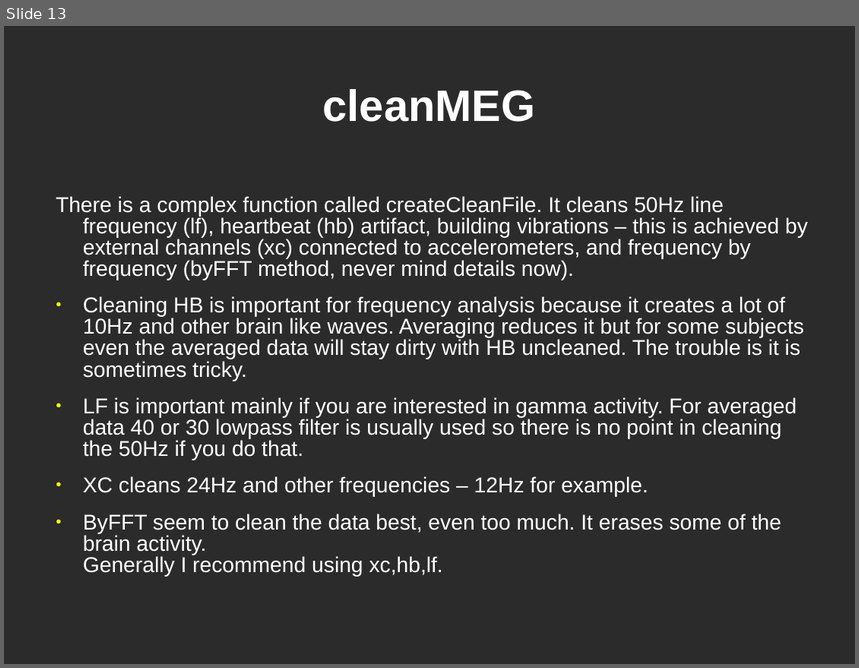
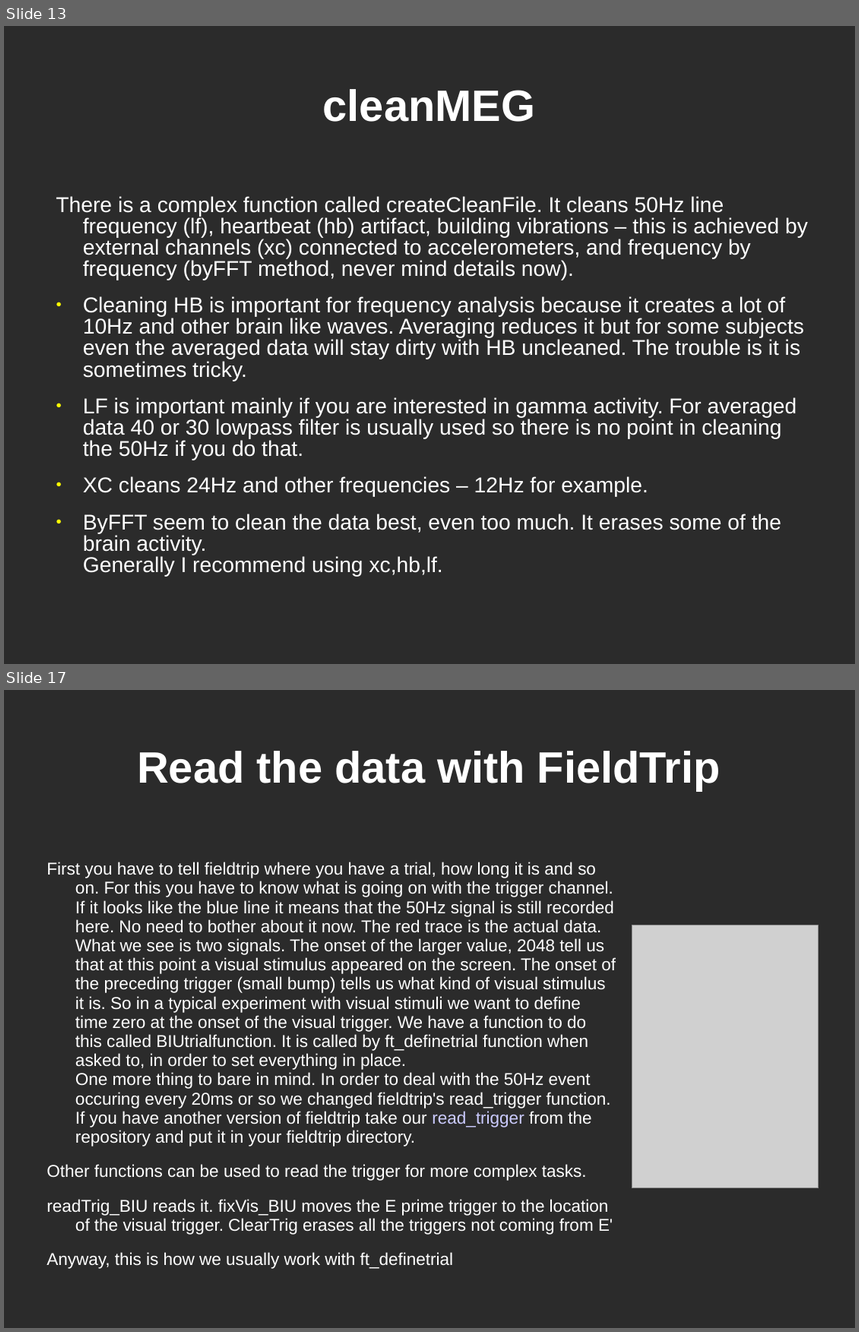
Before and after one commit to yuval-harpaz/work-drafts, a slide deck: docs/Tutorial4Begginers.ppt. Shown one above the other, each under a label of ours: slide 13 before the commit, slides 13 and 17 after it; the slides between them are not shown. The pictures are 859x668 and 859x1332 pixels, drawn with LibreOffice and Linux fonts; fonts in the diff are those of the drawing; grey boxes stand for pictures; background and template pictures are left out; a plain dark background stands for a picture behind light text. Boxes give left, top, right and bottom in pixels: in the first picture for what was removed or moved away, otherwise in the second. Text is boxed around its words. In the diff, an @@ line names an element or a change of style, - is before the commit and + after.

```diff
--- a/docs/Tutorial4Begginers.ppt
+++ b/docs/Tutorial4Begginers.ppt
@@ slide 17 added at box(4, 690, 855, 1328), background picture (left out) @@
@@ title added at box(137, 751, 721, 791), 41 pt, text #FFFFFF, bold @@
+Read the data with FieldTrip
@@ text added at box(47, 862, 616, 1269), 16 pt, text #FFFFFF @@
+First you have to tell fieldtrip where you have a trial, how long it is and so on. For this you have to know what is going on with the trigger channel. If it looks like the blue line it means that the 50Hz signal is still recorded here. No need to bother about it now. The red trace is the actual data.
+What we see is two signals. The onset of the larger value, 2048 tell us that at this point a visual stimulus appeared on the screen. The onset of the preceding trigger (small bump) tells us what kind of visual stimulus it is. So in a typical experiment with visual stimuli we want to define time zero at the onset of the visual trigger. We have a function to do this called BIUtrialfunction. It is called by ft_definetrial function when asked to, in order to set everything in place.
+One more thing to bare in mind. In order to deal with the 50Hz event occuring every 20ms or so we changed fieldtrip's read_trigger function. If you have another version of fieldtrip take our read_trigger from the repository and put it in your fieldtrip directory.
+Other functions can be used to read the trigger for more complex tasks.
+readTrig_BIU reads it. fixVis_BIU moves the E prime trigger to the location of the visual trigger. ClearTrig erases all the triggers not coming from E'
+Anyway, this is how we usually work with ft_definetrial
@@ picture added at box(633, 926, 819, 1189) @@
```
Also in this commit, not shown: 7 slides changed, 8 other slides added.
